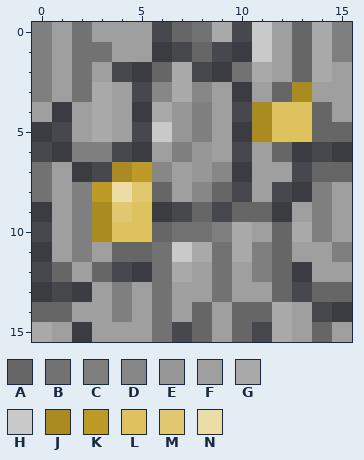
Edited in one commit: pixel-art sprite (pk3_extras/Textures/Minecraft/MC_100.png). The picture above is the old version.
The file is 32x32 pixels, drawn in blocks of 2x2; one block is one cell here. Colours within 5 levels of each other are drawn and written as one.
Palette (. is transparent): A #666666  B #727272  C #7f7f7f  D #878787  E #979797  F #9f9f9f  G #a9a9a9  H #c9c9c9  J #a98b22  K #bd9b26  L #dec25f  M #e1c870  N #ecdca5
Pixels before, first column x 0:
 0 CFBFFF.ABG.HFAGC
 1 CFBBFF..A..HFAGC
 2 CFBF..AG..BGFAGF
 3 CFBGF.DGDF.FAJFF
 4 F.FGF.GECF.JLLAF
 5 ..FGF.HECF.JLLAA
 6 ..CC..FCEF.FA...
 7 BF..JKDFED.FF.AA
 8 BFCKNMAFDA.F..CF
 9 .FCJML..A.AA.FCF
10 .FCJLLABBCGFAGCF
11 .FCFAABHGBGCAFFC
12 .AFA..BGFBFCA.FF
13 ...FCFBFFBFFA.AA
14 AAFFCFBFAFAAGF..
15 GF.FFFB.AFA.GFAF
The same view after the edit:
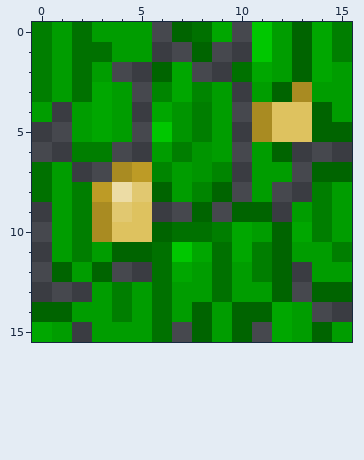
Difference:
Colour A changes from #666666 to #006400.
Colour B changes from #727272 to #007100.
Colour C changes from #7f7f7f to #007e00.
Colour D changes from #878787 to #008500.
Colour E changes from #979797 to #009500.
Colour F changes from #9f9f9f to #009d00.
Colour G changes from #a9a9a9 to #00a700.
Colour H changes from #c9c9c9 to #00c700.
